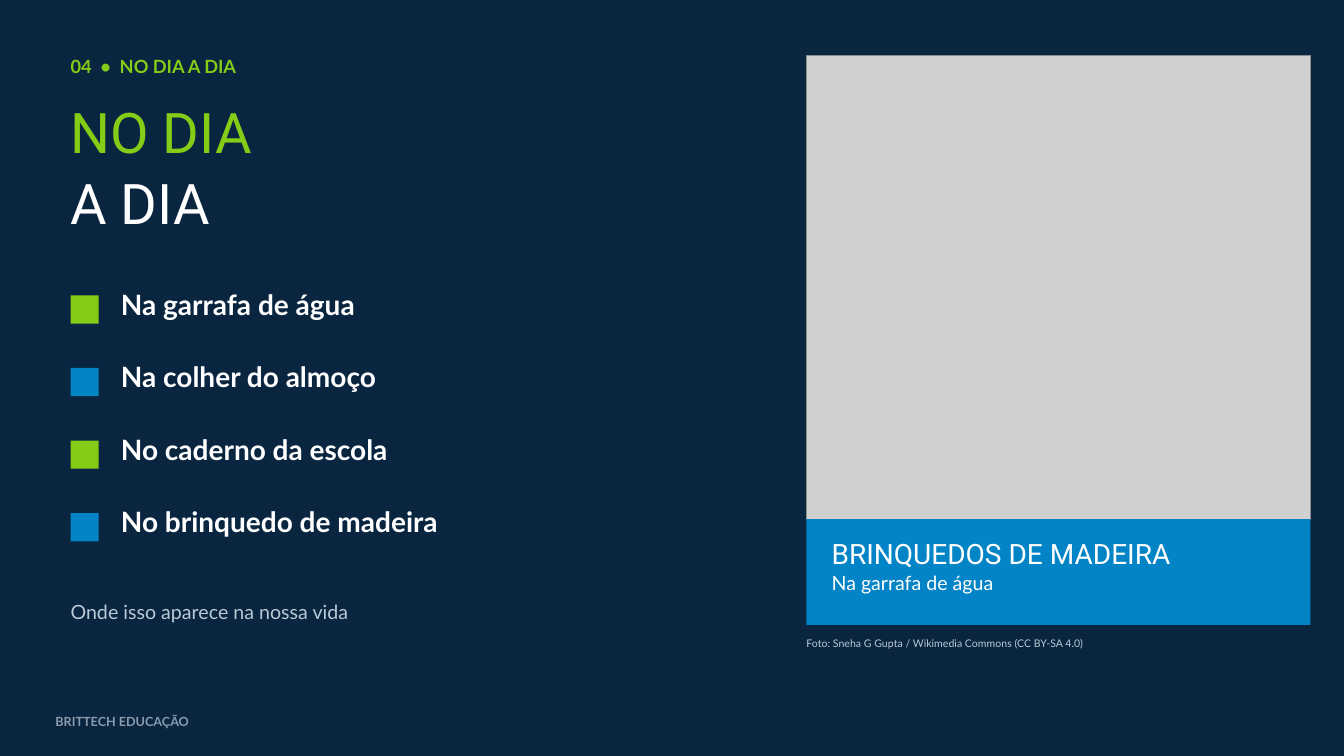
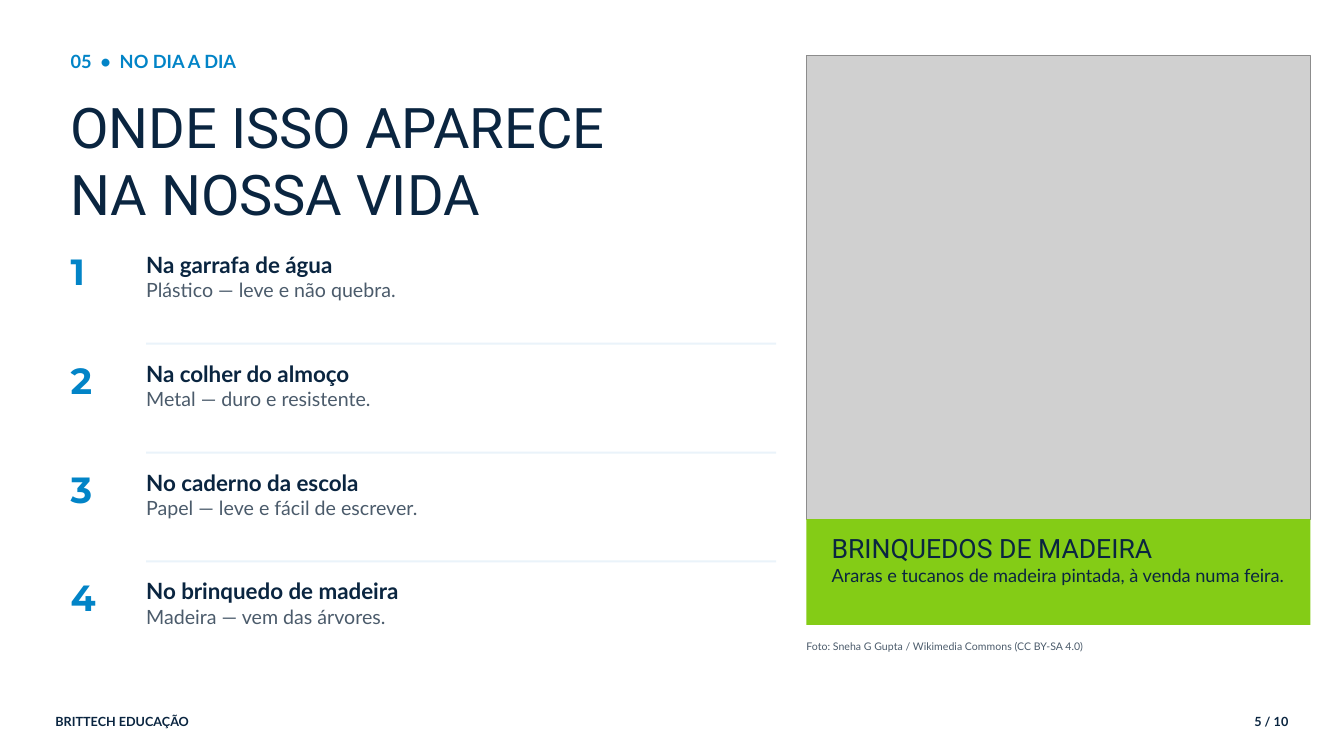
Before and after one commit to thiagollipe-web/brittech-educacao-aulas, a slide deck: slide 5 of fundamental-1/ciencias-1ano-materiais-cotidiano.pptx (slide 4 before the commit). Drawn at 1344x756 pixels with LibreOffice and Linux fonts; fonts in the diff are those of the drawing; grey boxes stand for pictures. Boxes give left, top, right and bottom in pixels: in the first picture for what was removed or moved away, otherwise in the second. Text is boxed around its words. In the diff, an @@ line names an element or a change of style, - is before the commit and + after.

```diff
--- a/fundamental-1/ciencias-1ano-materiais-cotidiano.pptx
+++ b/fundamental-1/ciencias-1ano-materiais-cotidiano.pptx
@@ rectangle removed at [0,0,1344,756] @@
@@ text at [71,54,236,68]: text changed; text colour #84CC16 to #0284C7 @@
-04 • NO DIA A DIA
+05 • NO DIA A DIA
@@ text at [71,107,604,216]: text changed; size 14 to 40 pt; font Lato to Roboto; text colour #B9C9D6 to #0A2540 @@
-Onde isso aparece na nossa vida
+ONDE ISSO APARECE
+NA NOSSA VIDA
@@ text removed at [71,112,252,224] @@
-NO DIA
-A DIA
@@ text added at [71,259,85,285], 26 pt, text #0284C7, bold @@
+1
@@ text at [146,256,332,277]: size 20 to 16 pt, text colour #FFFFFF to #0A2540 in "Na garrafa de água"; less space between paragraphs @@
@@ text "Na garrafa de água": place and size @@
-text "Na garrafa de água" at [121,294,355,320]
+text "Na garrafa de água" at [146,256,396,301]
@@ rectangle removed at [71,295,99,324] @@
@@ text at [146,282,396,301]: paragraph added @@
+Plástico — leve e não quebra.
@@ rectangle added at [146,343,776,345], fill #EAF3FA @@
@@ rectangle removed at [71,368,99,396] @@
@@ text added at [71,368,92,394], 26 pt, text #0284C7, bold @@
+2
@@ text at [146,365,349,386]: size 20 to 16 pt, text colour #FFFFFF to #0A2540 in "Na colher do almoço"; less space between paragraphs @@
@@ text "Na colher do almoço": place and size @@
-text "Na colher do almoço" at [121,366,376,392]
+text "Na colher do almoço" at [146,365,371,406]
@@ text at [146,391,371,406]: paragraph added @@
+Metal — duro e resistente.
@@ rectangle removed at [71,441,99,469] @@
@@ text added at [71,477,93,504], 26 pt, text #0284C7, bold @@
+3
@@ text at [146,474,359,491]: size 20 to 16 pt, text colour #FFFFFF to #0A2540 in "No caderno da escola"; less space between paragraphs @@
@@ text "No caderno da escola": place and size @@
-text "No caderno da escola" at [121,439,388,461]
+text "No caderno da escola" at [146,474,417,519]
@@ rectangle added at [146,452,776,454], fill #EAF3FA @@
@@ text at [146,500,417,519]: paragraph added @@
+Papel — leve e fácil de escrever.
@@ rectangle removed at [71,513,99,541] @@
@@ rectangle at [807,519,1311,625]: fill #0284C7 to #84CC16 @@
@@ text at [832,539,1152,561]: size 20 to 19 pt, text colour #FFFFFF to #0A2540 in "BRINQUEDOS DE MADEIRA"; less space between paragraphs @@
@@ rectangle added at [146,561,776,563], fill #EAF3FA @@
@@ text at [832,568,1284,585]: text changed; size 14 to 13 pt; text colour #FFFFFF to #0A2540 @@
-Na garrafa de água
+Araras e tucanos de madeira pintada, à venda numa feira.
@@ text added at [71,585,96,611], 26 pt, text #0284C7, bold @@
+4
@@ text at [146,582,399,603]: size 20 to 16 pt, text colour #FFFFFF to #0A2540 in "No brinquedo de madeira"; less space between paragraphs @@
@@ text "No brinquedo de madeira": place and size @@
-text "No brinquedo de madeira" at [121,511,437,537]
+text "No brinquedo de madeira" at [146,582,399,624]
@@ text at [146,609,385,624]: paragraph added @@
+Madeira — vem das árvores.
@@ text "Foto: Sneha G Gupta / ..." at [806,642,1083,652]: text colour #B9C9D6 to #4B5B6B; less space between paragraphs @@
@@ text "BRITTECH EDUCAÇÃO" at [55,715,189,729]: text colour #8A9BAD to #0A2540; less space between paragraphs @@
@@ text added at [1254,716,1289,726], 9 pt, text #0A2540, bold @@
+5 / 10
```
Also in this commit, not shown: 4 other slides changed, 5 slides added, 3 slides removed, 4 other files.
